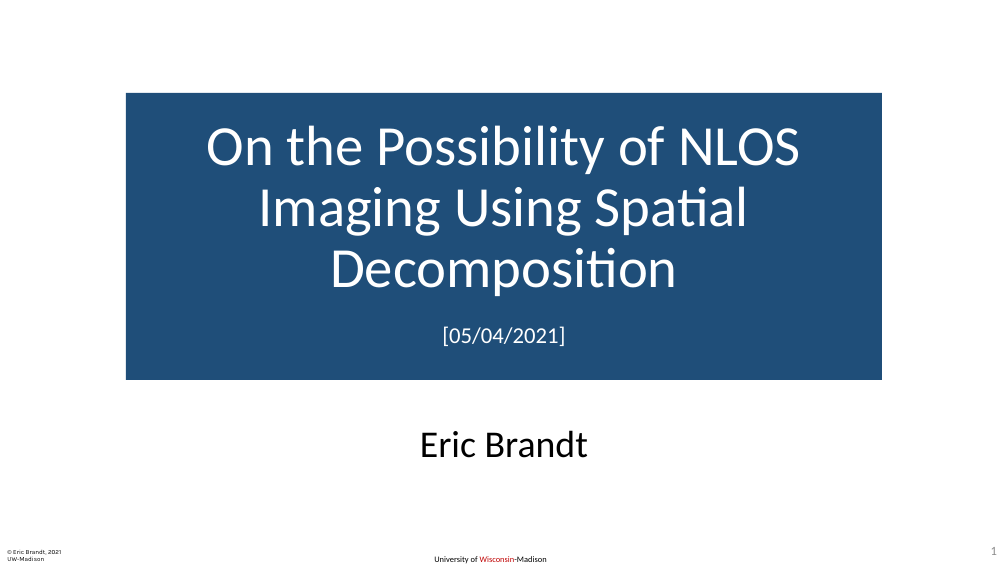
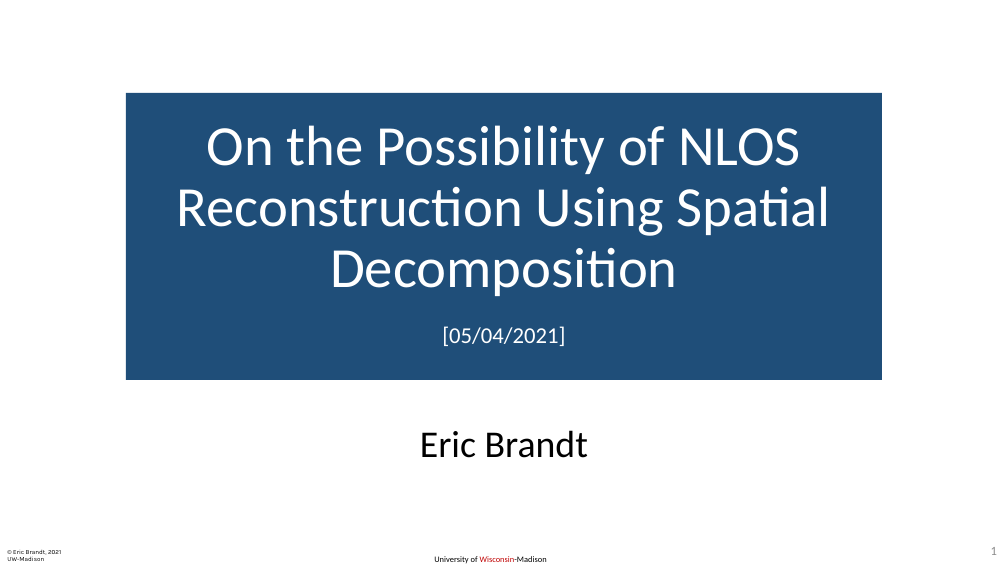
Before and after one commit to elbrandt/ECE901_Project, a slide deck: slide 1 of Presentation/BrandtEric_ECE901_FinalPresentation.pptx. Drawn at 1008x567 pixels with LibreOffice and Linux fonts; fonts in the diff are those of the drawing. Boxes give left, top, right and bottom in pixels: in the first picture for what was removed or moved away, otherwise in the second. Text is boxed around its words. In the diff, an @@ line names an element or a change of style, - is before the commit and + after.

```diff
--- a/Presentation/BrandtEric_ECE901_FinalPresentation.pptx
+++ b/Presentation/BrandtEric_ECE901_FinalPresentation.pptx
@@ title at (177, 125, 831, 346): text changed @@
-On the Possibility of NLOS Imaging Using Spatial Decomposition
-[05/04/2021]
+On the Possibility of NLOS Reconstruction Using Spatial Decomposition
+[05/04/2021]
```
Also in this commit, not shown: 4 other slides changed, 1 other file.
